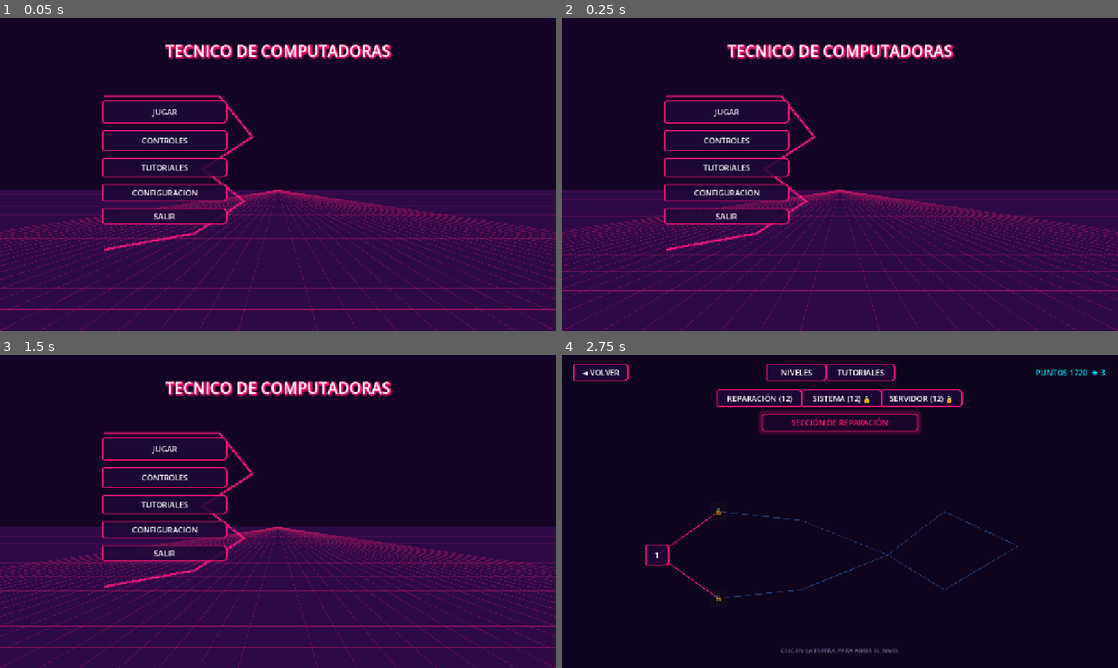
Above: before the commit, frames 1-4 (two rows, left to right).
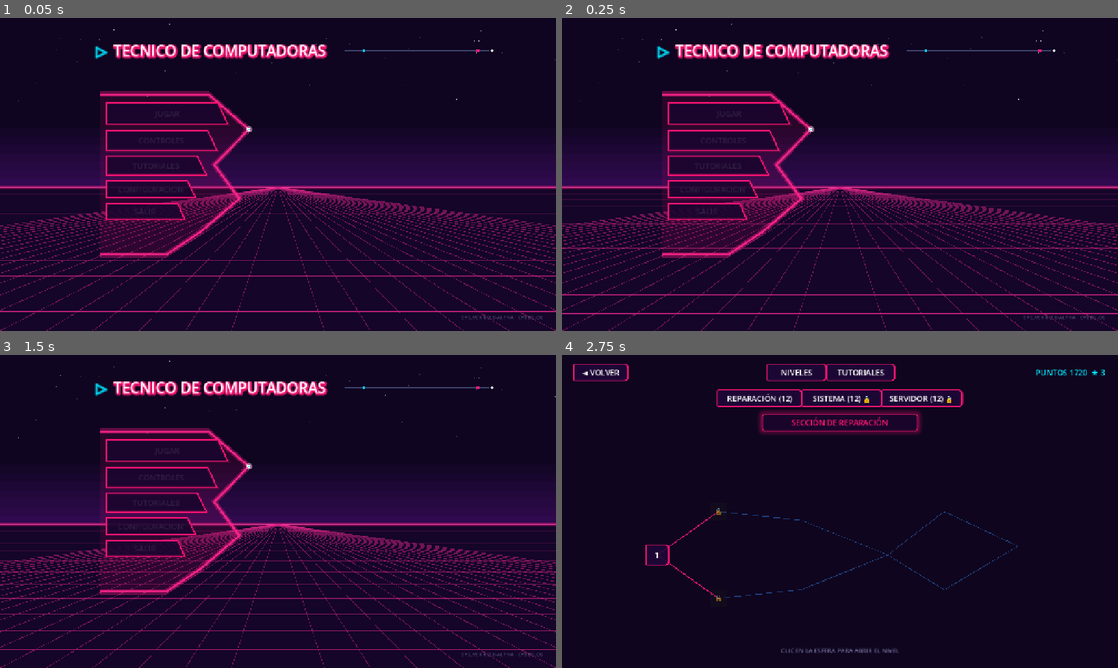
Above: after the commit, the same moments.

Repository: santiago9seijas-bit/computer-technician-3D
Game: Godot game, scene res://scenes/menus/MainMenu.tscn
Two runs of this game, one before a commit and one after it. Both use one fixed random seed, a clock stepped at 60 frames per second and the inputs below.
Inputs:
- Up to frame 1 (0.05 s): no input
- Up to frame 2 (0.25 s): no input
- Up to frame 3 (1.5 s): click "JUGAR" at 0.5 s; click "◄ VOLVER" at 1.25 s
- Up to frame 4 (2.75 s): click "JUGAR" at 2 s

The runs differ from the first frame. In frame 1, 55% of the frame differs, in the area x 0-100%, y 1-100%; in frame 2, 54%; in frame 3, 54%; in frame 4, nothing differs.

Commit message:
style: mejora estetica del menu principal fiel a la direccion de arte cyberpunk

Diff:
--- a/scenes/menus/MainMenu.tscn
+++ b/scenes/menus/MainMenu.tscn
@@ -1,9 +1,10 @@
-[gd_scene format=3 load_steps=5]
+[gd_scene format=3 load_steps=6]
 
 [ext_resource type="Script" path="res://scripts/menus/MainMenu.gd" id="1_main"]
 [ext_resource type="Script" path="res://scripts/menus/SynthwaveBackground.gd" id="2_bg"]
 [ext_resource type="Script" path="res://scripts/menus/CyberBracket.gd" id="3_bracket"]
-[ext_resource type="Theme" path="res://styles/cyberpunk_theme.tres" id="4_theme"]
+[ext_resource type="Script" path="res://scripts/menus/CyberButton.gd" id="4_cyber_btn"]
+[ext_resource type="Theme" path="res://styles/cyberpunk_theme.tres" id="5_theme"]
 
 [node name="MainMenu" type="Control"]
 layout_mode = 3
@@ -24,66 +25,113 @@
 grow_vertical = 2
 script = ExtResource("2_bg")
 
-[node name="TitleLabel" type="Label" parent="."]
-layout_mode = 1
-anchors_preset = 5
-anchor_left = 0.5
-anchor_right = 0.5
-offset_left = -350.0
+[node name="HeaderContainer" type="HBoxContainer" parent="."]
+layout_mode = 0
+offset_left = 220.0
 offset_top = 45.0
-offset_right = 350.0
+offset_right = 900.0
 offset_bottom = 105.0
-grow_horizontal = 2
+theme_override_constants/separation = 16
+alignment = 0
+
+[node name="ArrowIcon" type="Label" parent="HeaderContainer"]
+layout_mode = 2
+theme_override_colors/font_color = Color(0, 0.9, 1, 1)
+theme_override_colors/font_shadow_color = Color(0, 0.9, 1, 0.6)
+theme_override_constants/shadow_outline_size = 10
+theme_override_font_sizes/font_size = 32
+text = "▷"
+vertical_alignment = 1
+
+[node name="TitleLabel" type="Label" parent="HeaderContainer"]
+layout_mode = 2
 theme_override_colors/font_color = Color(1, 1, 1, 1)
-theme_override_colors/font_shadow_color = Color(1, 0.08, 0.45, 0.8)
+theme_override_colors/font_shadow_color = Color(1, 0.08, 0.45, 0.85)
 theme_override_constants/shadow_offset_x = 2
 theme_override_constants/shadow_offset_y = 2
-theme_override_constants/shadow_outline_size = 12
-theme_override_font_sizes/font_size = 36
+theme_override_constants/shadow_outline_size = 14
+theme_override_font_sizes/font_size = 34
 text = "TECNICO DE COMPUTADORAS"
-horizontal_alignment = 1
 vertical_alignment = 1
 
 [node name="Bracket" type="Control" parent="."]
 layout_mode = 0
 offset_left = 220.0
-offset_top = 170.0
-offset_right = 600.0
-offset_bottom = 540.0
+offset_top = 175.0
+offset_right = 580.0
+offset_bottom = 545.0
 script = ExtResource("3_bracket")
 
 [node name="VBoxContainer" type="VBoxContainer" parent="."]
 layout_mode = 0
-offset_left = 240.0
-offset_top = 190.0
-offset_right = 520.0
-offset_bottom = 520.0
-theme_override_constants/separation = 16
+offset_left = 245.0
+offset_top = 195.0
+offset_right = 535.0
+offset_bottom = 525.0
+theme_override_constants/separation = 14
 
 [node name="BtnJugar" type="Button" parent="VBoxContainer"]
-custom_minimum_size = Vector2(260, 52)
+custom_minimum_size = Vector2(280, 50)
 layout_mode = 2
+size_flags_horizontal = 0
 text = "JUGAR"
+flat = true
+script = ExtResource("4_cyber_btn")
+slant = 24.0
 
 [node name="BtnControles" type="Button" parent="VBoxContainer"]
-custom_minimum_size = Vector2(235, 48)
+custom_minimum_size = Vector2(255, 46)
 layout_mode = 2
+size_flags_horizontal = 0
 text = "CONTROLES"
+flat = true
+script = ExtResource("4_cyber_btn")
+slant = 22.0
 
 [node name="BtnTutoriales" type="Button" parent="VBoxContainer"]
-custom_minimum_size = Vector2(210, 44)
+custom_minimum_size = Vector2(230, 42)
 layout_mode = 2
+size_flags_horizontal = 0
 text = "TUTORIALES"
+flat = true
+script = ExtResource("4_cyber_btn")
+slant = 20.0
 
 [node name="BtnConfiguracion" type="Button" parent="VBoxContainer"]
-custom_minimum_size = Vector2(185, 40)
+custom_minimum_size = Vector2(205, 38)
 layout_mode = 2
+size_flags_horizontal = 0
 text = "CONFIGURACION"
+flat = true
+script = ExtResource("4_cyber_btn")
+slant = 18.0
 
 [node name="BtnSalir" type="Button" parent="VBoxContainer"]
-custom_minimum_size = Vector2(160, 36)
+custom_minimum_size = Vector2(180, 36)
 layout_mode = 2
+size_flags_horizontal = 0
 text = "SALIR"
+flat = true
+script = ExtResource("4_cyber_btn")
+slant = 16.0
+
+[node name="VersionLabel" type="Label" parent="."]
+layout_mode = 1
+anchors_preset = 3
+anchor_left = 1.0
+anchor_top = 1.0
+anchor_right = 1.0
+anchor_bottom = 1.0
+offset_left = -260.0
+offset_top = -40.0
+offset_right = -30.0
+offset_bottom = -15.0
+grow_horizontal = 0
+grow_vertical = 0
+theme_override_colors/font_color = Color(0.5, 0.5, 0.7, 0.6)
+theme_override_font_sizes/font_size = 12
+text = "SYS_VER 0.2.0-ALPHA · CYBER_OS"
+horizontal_alignment = 2
 
 [node name="ControlsModal" type="PanelContainer" parent="."]
 visible = false
--- a/scripts/menus/CyberBracket.gd
+++ b/scripts/menus/CyberBracket.gd
@@ -1,25 +1,63 @@
 @tool
 extends Control
 
-@export var bracket_color: Color = Color(1.0, 0.1, 0.5, 0.9)
-@export var glow_color: Color = Color(1.0, 0.1, 0.5, 0.3)
+@export var bracket_color: Color = Color(1.0, 0.15, 0.55, 1.0)
+@export var glow_color: Color = Color(1.0, 0.1, 0.5, 0.4)
+@export var fill_color: Color = Color(0.85, 0.05, 0.4, 0.12)
+@export var pulse_speed: float = 2.0
+
+var pulse_t: float = 0.0
+
+func _process(delta: float) -> void:
+	pulse_t += delta * pulse_speed
+	queue_redraw()
 
 func _draw() -> void:
 	var w = size.x
 	var h = size.y
 
-	# Puntos del bracket zigzag estilo cyberpunk
-	var points: PackedVector2Array = [
-		Vector2(20, 10),
-		Vector2(w * 0.75, 10),
-		Vector2(w * 0.95, h * 0.28),
-		Vector2(w * 0.65, h * 0.48),
-		Vector2(w * 0.90, h * 0.68),
-		Vector2(w * 0.60, h * 0.88),
-		Vector2(20, h * 0.98)
+	# El pulso sutil de neón
+	var pulse = 0.85 + sin(pulse_t) * 0.15
+	var active_glow = glow_color
+	active_glow.a *= pulse
+
+	# Polígono en forma de chevron cyberpunk envolvente (según captura 6.27.02 PM)
+	# Envuelve la escalera de botones con cortes angulares agudos
+	var pts: PackedVector2Array = [
+		Vector2(10, 0),
+		Vector2(w * 0.72, 0),
+		Vector2(w * 0.98, h * 0.22), # Vértice superior derecho con chevron
+		Vector2(w * 0.76, h * 0.44), # Quiebre hacia adentro
+		Vector2(w * 0.92, h * 0.65), # Segundo quiebre
+		Vector2(w * 0.68, h * 0.85), # Tercer quiebre
+		Vector2(w * 0.45, h),        # Base inferior
+		Vector2(10, h)
 	]
 
-	# Glow grueso
-	draw_polyline(points, glow_color, 8.0)
-	# Línea brillante
-	draw_polyline(points, bracket_color, 3.0)
+	# Relleno traslúcido
+	draw_colored_polygon(pts, fill_color)
+
+	# Contorno del bracket
+	var outline: PackedVector2Array = [
+		Vector2(10, 0),
+		Vector2(w * 0.72, 0),
+		Vector2(w * 0.98, h * 0.22),
+		Vector2(w * 0.76, h * 0.44),
+		Vector2(w * 0.92, h * 0.65),
+		Vector2(w * 0.68, h * 0.85),
+		Vector2(w * 0.45, h),
+		Vector2(10, h)
+	]
+
+	# Glow exterior amplio
+	draw_polyline(outline, active_glow, 12.0)
+	# Glow medio
+	draw_polyline(outline, Color(bracket_color.r, bracket_color.g, bracket_color.b, 0.7), 5.0)
+	# Línea principal fina brillante
+	draw_polyline(outline, bracket_color, 2.5)
+
+	# Nodo circular brillante en el vértice principal (como en la foto original)
+	var vertex_pos = Vector2(w * 0.98, h * 0.22)
+	draw_circle(vertex_pos, 8.0, Color(1, 1, 1, 0.4 * pulse))
+	draw_circle(vertex_pos, 4.0, Color(1, 1, 1, 1.0))
+	draw_circle(vertex_pos, 2.0, Color(0, 0.9, 1, 1.0))
--- /dev/null
+++ b/scripts/menus/CyberButton.gd
@@ -0,0 +1,80 @@
+@tool
+extends Button
+
+@export var slant: float = 24.0
+@export var border_color: Color = Color(1.0, 0.08, 0.45, 1.0)
+@export var hover_border_color: Color = Color(1.0, 1.0, 1.0, 1.0)
+@export var fill_color: Color = Color(0.10, 0.02, 0.18, 0.90)
+@export var hover_fill_color: Color = Color(0.24, 0.04, 0.38, 0.95)
+@export var pressed_fill_color: Color = Color(1.0, 0.08, 0.45, 0.8)
+@export var glow_color: Color = Color(1.0, 0.08, 0.45, 0.35)
+
+var is_hovered: bool = false
+var hover_t: float = 0.0
+var base_x: float = 0.0
+var initialized_base: bool = false
+
+func _ready() -> void:
+	flat = true
+	mouse_entered.connect(_on_mouse_entered)
+	mouse_exited.connect(_on_mouse_exited)
+	focus_entered.connect(_on_mouse_entered)
+	focus_exited.connect(_on_mouse_exited)
+
+func _process(delta: float) -> void:
+	if not initialized_base and position.x != 0:
+		base_x = position.x
+		initialized_base = true
+
+	var target_t = 1.0 if (is_hovered or has_focus()) else 0.0
+	if abs(hover_t - target_t) > 0.001:
+		hover_t = lerp(hover_t, target_t, delta * 14.0)
+		if initialized_base:
+			position.x = base_x + hover_t * 10.0 # Desplazamiento sutil hacia la derecha al hover
+		queue_redraw()
+
+func _on_mouse_entered() -> void:
+	is_hovered = true
+	queue_redraw()
+
+func _on_mouse_exited() -> void:
+	is_hovered = false
+	queue_redraw()
+
+func _draw() -> void:
+	var w = size.x
+	var h = size.y
+
+	# Puntos trapezoidales estilo cyberpunk (corte en diagonal en el borde derecho)
+	# (0,0) -> (w - slant, 0) -> (w, h) -> (0, h)
+	var pts: PackedVector2Array = [
+		Vector2(0, 0),
+		Vector2(w - slant, 0),
+		Vector2(w, h),
+		Vector2(0, h)
+	]
+
+	var current_fill = fill_color.lerp(hover_fill_color, hover_t)
+	if button_pressed:
+		current_fill = pressed_fill_color
+
+	var current_border = border_color.lerp(hover_border_color, hover_t)
+	var current_glow = glow_color
+	current_glow.a = lerp(0.2, 0.7, hover_t)
+
+	# Relleno del polígono
+	draw_colored_polygon(pts, current_fill)
+
+	# Borde cerrado con glow
+	var border_pts = pts.duplicate()
+	border_pts.append(pts[0])
+
+	# Glow exterior
+	draw_polyline(border_pts, current_glow, 6.0)
+	# Línea de borde nítida
+	draw_polyline(border_pts, current_border, 2.5)
+
+	# Micro-acento tecnológico: pequeño recuadro blanco/cian en la esquina superior izquierda al hover
+	if hover_t > 0.2:
+		var accent_col = Color(0.0, 0.9, 1.0, hover_t)
+		draw_rect(Rect2(4, 4, 3, h - 8), accent_col, true)
--- a/scripts/menus/SynthwaveBackground.gd
+++ b/scripts/menus/SynthwaveBackground.gd
@@ -1,13 +1,23 @@
 @tool
 extends Control
 
-@export var horizon_y: float = 0.55
-@export var grid_color: Color = Color(0.8, 0.1, 0.4, 0.35)
-@export var bg_top_color: Color = Color(0.08, 0.02, 0.15, 1.0)
-@export var bg_bottom_color: Color = Color(0.18, 0.04, 0.28, 1.0)
-@export var line_speed: float = 0.5
+@export var horizon_y: float = 0.54
+@export var grid_color: Color = Color(0.9, 0.15, 0.55, 0.45)
+@export var bg_top_color: Color = Color(0.06, 0.02, 0.13, 1.0)
+@export var bg_horizon_color: Color = Color(0.24, 0.05, 0.38, 1.0)
+@export var bg_bottom_color: Color = Color(0.08, 0.02, 0.16, 1.0)
+@export var line_speed: float = 0.45
 
 var offset: float = 0.0
+var stars: Array[Vector3] = [] # x, y, brightness
+
+func _ready() -> void:
+	# Generar estrellas fijas
+	var rng = RandomNumberGenerator.new()
+	rng.seed = 1337
+	stars.clear()
+	for i in range(45):
+		stars.append(Vector3(rng.randf(), rng.randf() * 0.5, rng.randf_range(0.3, 1.0)))
 
 func _process(delta: float) -> void:
 	offset += delta * line_speed
@@ -20,27 +30,63 @@
 	var h = size.y
 	var hy = h * horizon_y
 
-	# Fondo degradado
+	# 1. Cielo con degradado profundo
+	# Rectángulo superior
 	draw_rect(Rect2(0, 0, w, hy), bg_top_color, true)
+
+	# Resplandor en el horizonte (banda de degradado suave)
+	var glow_height = hy * 0.4
+	for step in range(8):
+		var t = float(step) / 8.0
+		var band_y = hy - glow_height * (1.0 - t)
+		var band_h = glow_height / 8.0
+		var col = bg_top_color.lerp(bg_horizon_color, t * 0.8)
+		draw_rect(Rect2(0, band_y, w, band_h + 1), col, true)
+
+	# 2. Partículas / Estrellas en el cielo
+	var t_msec = Time.get_ticks_msec() / 1000.0
+	for star in stars:
+		var sx = star.x * w
+		var sy = star.y * hy
+		var twinkle = star.z * (0.6 + sin(t_msec * 3.0 + star.x * 20.0) * 0.4)
+		draw_circle(Vector2(sx, sy), 1.2, Color(1, 1, 1, twinkle * 0.7))
+
+	# 3. Suelo base
 	draw_rect(Rect2(0, hy, w, h - hy), bg_bottom_color, true)
 
-	# Línea de horizonte de neón
-	draw_line(Vector2(0, hy), Vector2(w, hy), Color(1.0, 0.2, 0.5, 0.8), 2.0)
+	# 4. Línea de horizonte de neón con glow
+	draw_line(Vector2(0, hy), Vector2(w, hy), Color(1.0, 0.1, 0.5, 0.4), 8.0)
+	draw_line(Vector2(0, hy), Vector2(w, hy), Color(1.0, 0.3, 0.7, 0.9), 2.5)
+	draw_line(Vector2(0, hy), Vector2(w, hy), Color(1.0, 1.0, 1.0, 0.8), 1.0)
 
-	# Líneas de perspectiva (verticales que convergen en el centro del horizonte)
+	# 5. Grilla en perspectiva (Líneas longitudinales que convergen en el centro)
 	var center = Vector2(w * 0.5, hy)
-	var num_perspective_lines = 24
+	var num_perspective_lines = 22
 	for i in range(-num_perspective_lines, num_perspective_lines + 1):
-		var bottom_x = center.x + i * (w / 14.0)
-		draw_line(center, Vector2(bottom_x, h), grid_color, 1.5)
+		var bottom_x = center.x + i * (w / 12.0)
+		# Fade hacia el horizonte
+		var p_color = grid_color
+		p_color.a = 0.45
+		draw_line(center, Vector2(bottom_x, h), p_color, 1.5)
 
-	# Líneas horizontales con escala exponencial hacia el espectador
-	var num_horiz = 12
+	# 6. Líneas transversales con escala de perspectiva cuadrática
+	var num_horiz = 14
 	for j in range(num_horiz):
 		var t = float(j + offset) / float(num_horiz)
 		var exp_t = t * t # Perspectiva cuadrática
 		var line_y = hy + exp_t * (h - hy)
-		var alpha = lerp(0.1, 0.7, exp_t)
+		var alpha = lerp(0.08, 0.85, exp_t)
 		var c = grid_color
 		c.a = alpha
-		draw_line(Vector2(0, line_y), Vector2(w, line_y), c, 1.5)
+		var thickness = lerp(1.0, 2.5, exp_t)
+		draw_line(Vector2(0, line_y), Vector2(w, line_y), c, thickness)
+
+	# 7. Detalles Cyberpunk Superiores (Régla tecnológica del HUD como en la foto)
+	var bar_y = 75.0
+	var bar_start_x = w * 0.62
+	var bar_end_x = w * 0.88
+	draw_line(Vector2(bar_start_x, bar_y), Vector2(bar_end_x, bar_y), Color(0.4, 0.5, 0.7, 0.5), 1.5)
+	# Ticks / nodos en la línea
+	draw_rect(Rect2(bar_start_x + 40, bar_y - 3, 6, 6), Color(0.0, 0.9, 1.0, 0.85), true)
+	draw_rect(Rect2(bar_end_x - 30, bar_y - 3, 6, 6), Color(1.0, 0.1, 0.5, 0.85), true)
+	draw_circle(Vector2(bar_end_x + 6, bar_y), 3.0, Color(1, 1, 1, 0.8))
Not shown: 1 places in scenes/menus/MainMenu.tscn that only renumber resources
